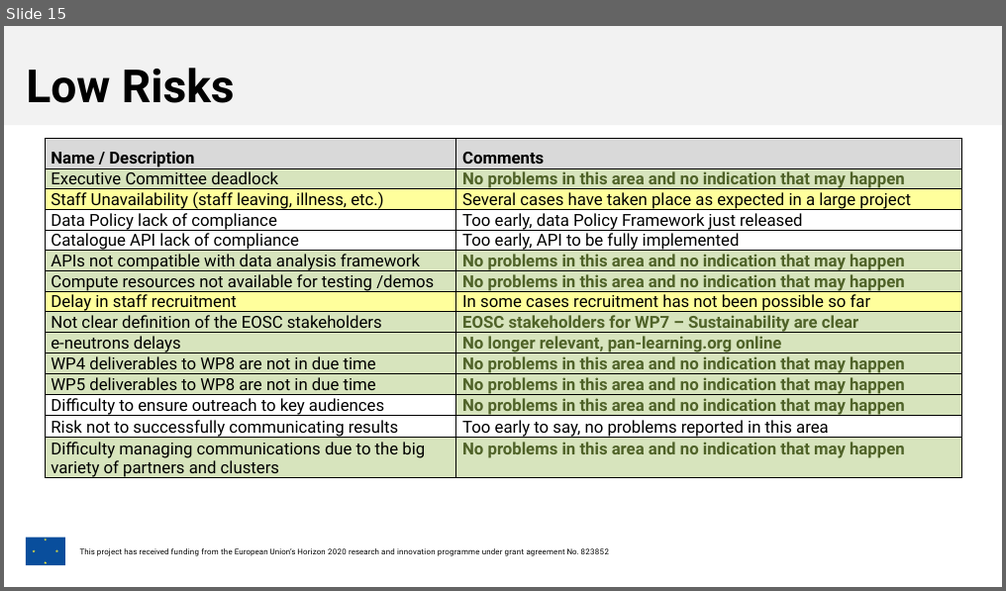
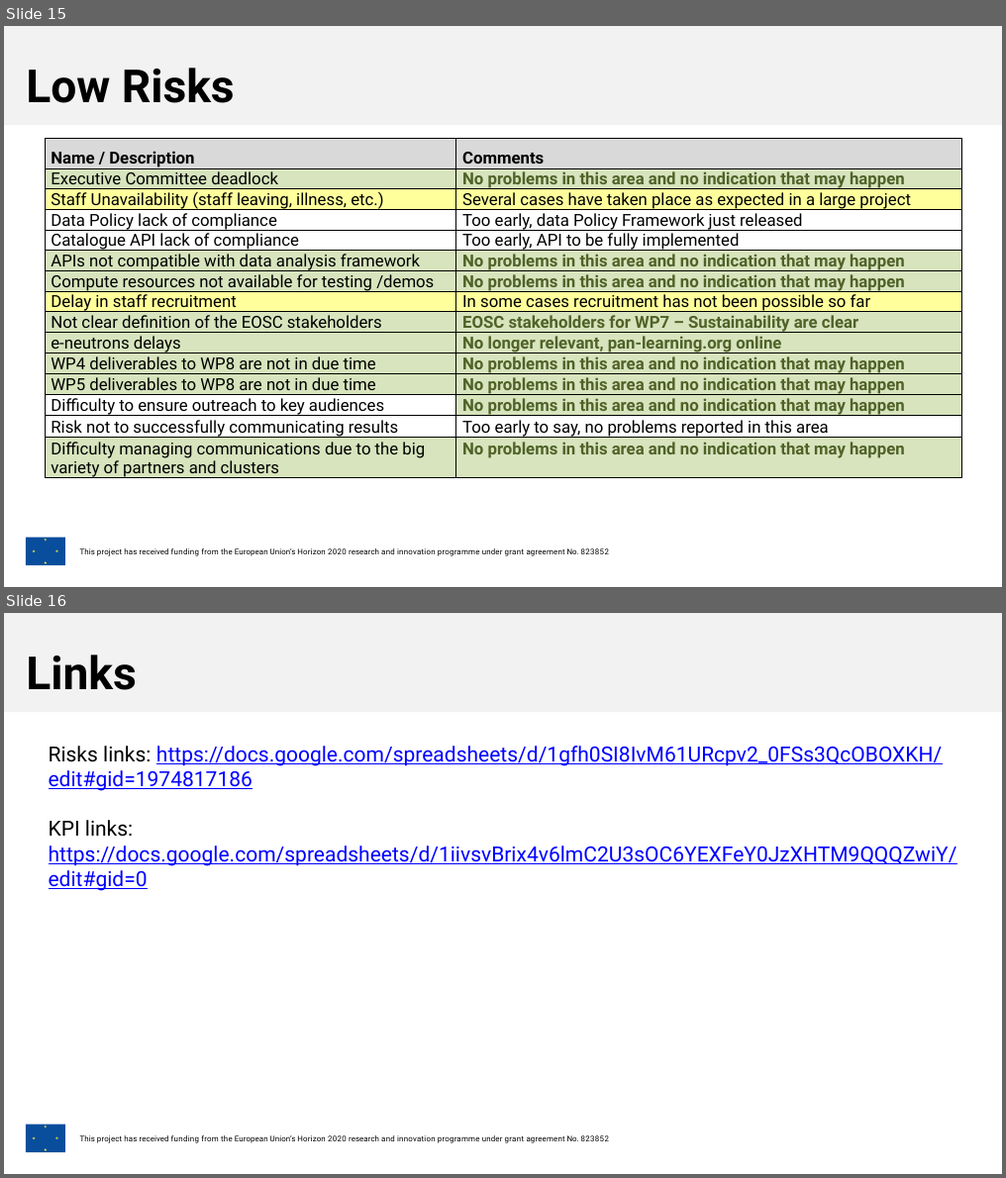
Before and after one commit to panosc-eu/panosc, a slide deck: Work Packages/WP1 Management/Other/PaNOSC_WP1_ReviewMeeting_v2.pptx. Shown one above the other, each under a label of ours: slide 15 before the commit, slides 15 and 16 after it. The pictures are 1006x591 and 1006x1178 pixels, drawn with LibreOffice and Linux fonts; fonts in the diff are those of the drawing; background and template pictures are left out. Boxes give left, top, right and bottom in pixels: in the first picture for what was removed or moved away, otherwise in the second. Text is boxed around its words. In the diff, an @@ line names an element or a change of style, - is before the commit and + after.

```diff
--- a/Work Packages/WP1 Management/Other/PaNOSC_WP1_ReviewMeeting_v2.pptx
+++ b/Work Packages/WP1 Management/Other/PaNOSC_WP1_ReviewMeeting_v2.pptx
@@ slide 16 added at box(4, 613, 1002, 1174), background #FFFFFF; not listed: 6 template elements that a slide beside it also shows @@
@@ rectangle added at box(4, 613, 1002, 713), fill #F2F2F2, 44 pt, text #000000, bold @@
+Links
@@ text added at box(49, 746, 957, 891), 20 pt, text #0000FF, underline @@
+  Risks links: https://docs.google.com/spreadsheets/d/1gfh0SI8IvM61URcpv2_0FSs3QcOBOXKH/edit#gid=1974817186
+  KPI links: https://docs.google.com/spreadsheets/d/1iivsvBrix4v6lmC2U3sOC6YEXFeY0JzXHTM9QQQZwiY/edit#gid=0
```
Also in this commit, not shown: 1 slide changed.
